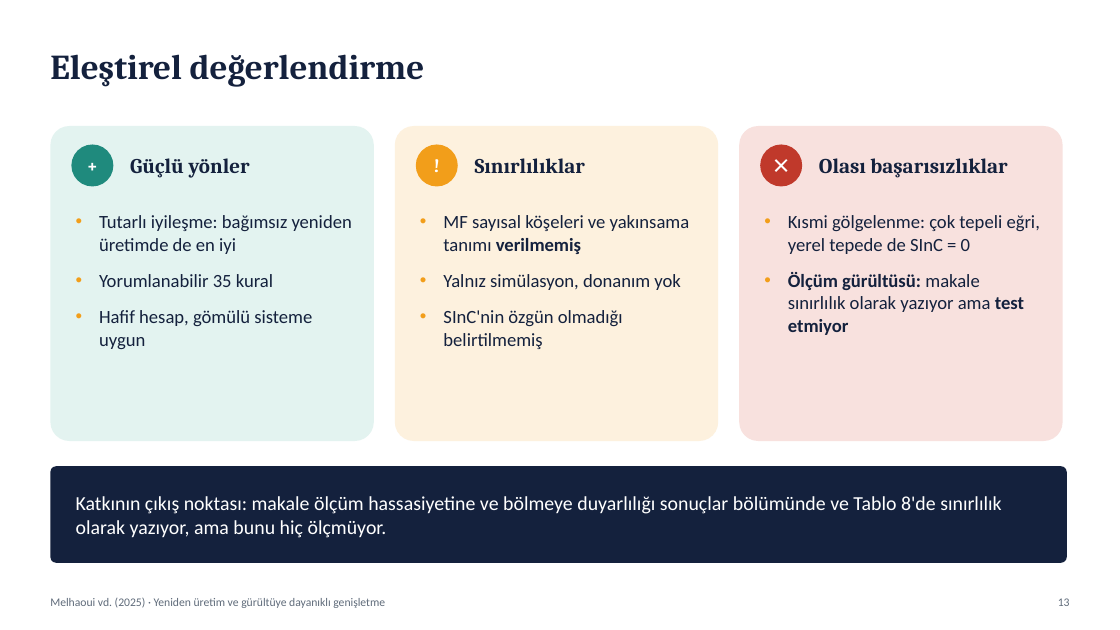
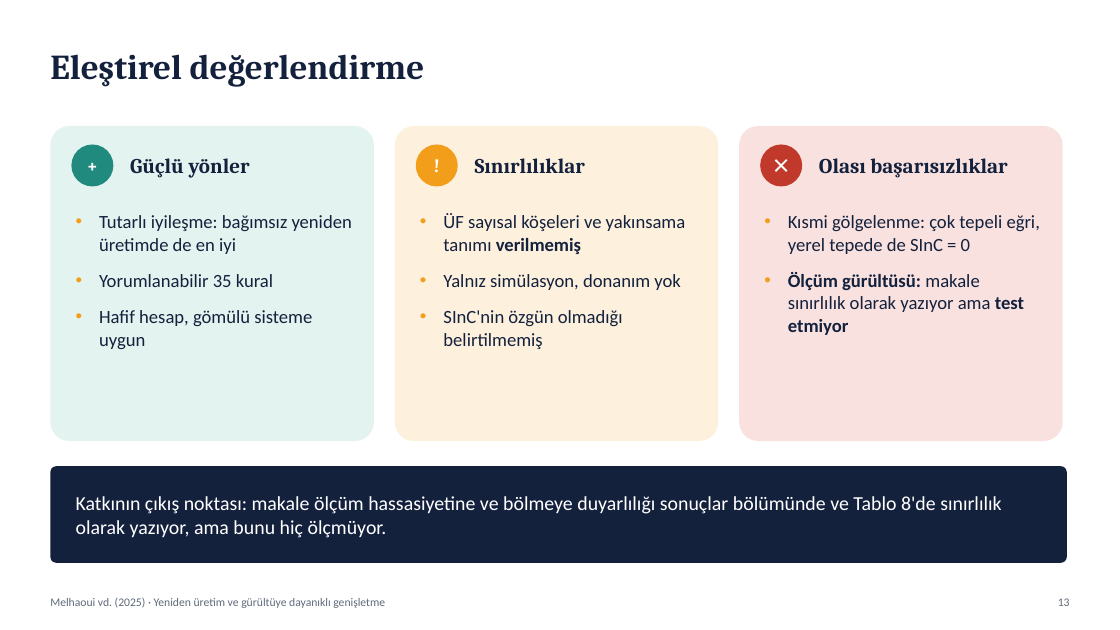
Before and after one commit to YigithanC/hybrid-fuzzy, a slide deck: slide 13 of presentation/presentation.pptx. Drawn at 1120x630 pixels with LibreOffice and Linux fonts; fonts in the diff are those of the drawing. Boxes give left, top, right and bottom in pixels: in the first picture for what was removed or moved away, otherwise in the second. Text is boxed around its words. In the diff, an @@ line names an element or a change of style, - is before the commit and + after.

```diff
--- a/presentation/presentation.pptx
+++ b/presentation/presentation.pptx
@@ text at (x1=443, y1=213, x2=686, y2=254): text changed @@
-• MF sayısal köşeleri ve yakınsama tanımı verilmemiş
+• ÜF sayısal köşeleri ve yakınsama tanımı verilmemiş
```
Also in this commit, not shown: 4 other slides changed, 5 other files.
